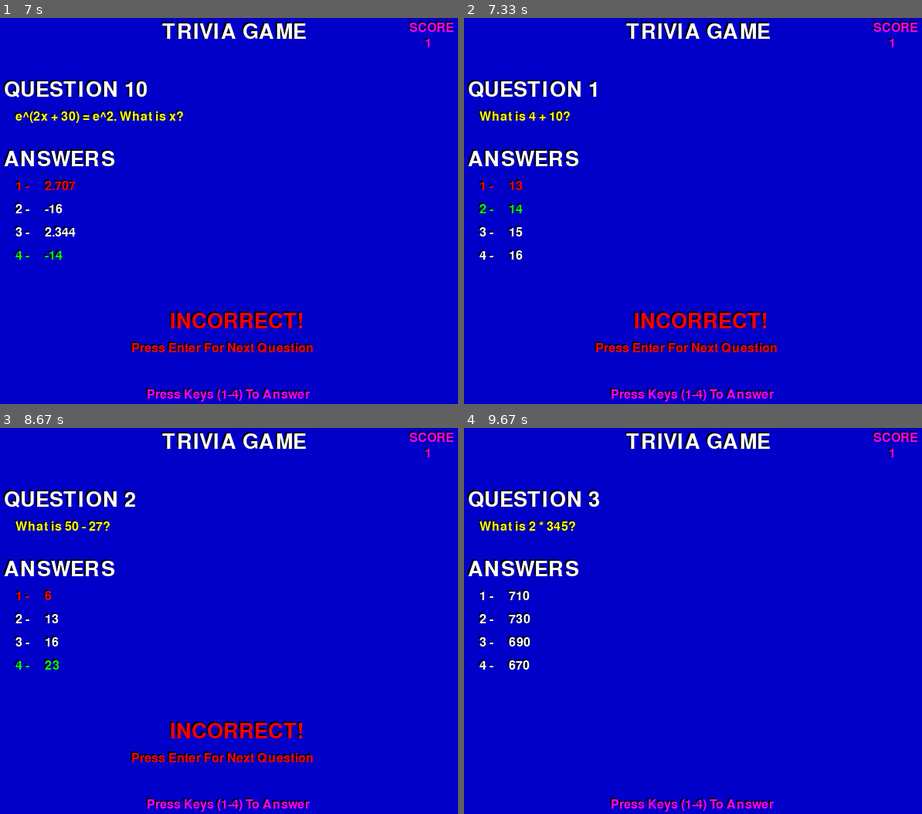
Above: before the commit, frames 1-4 (two rows, left to right).
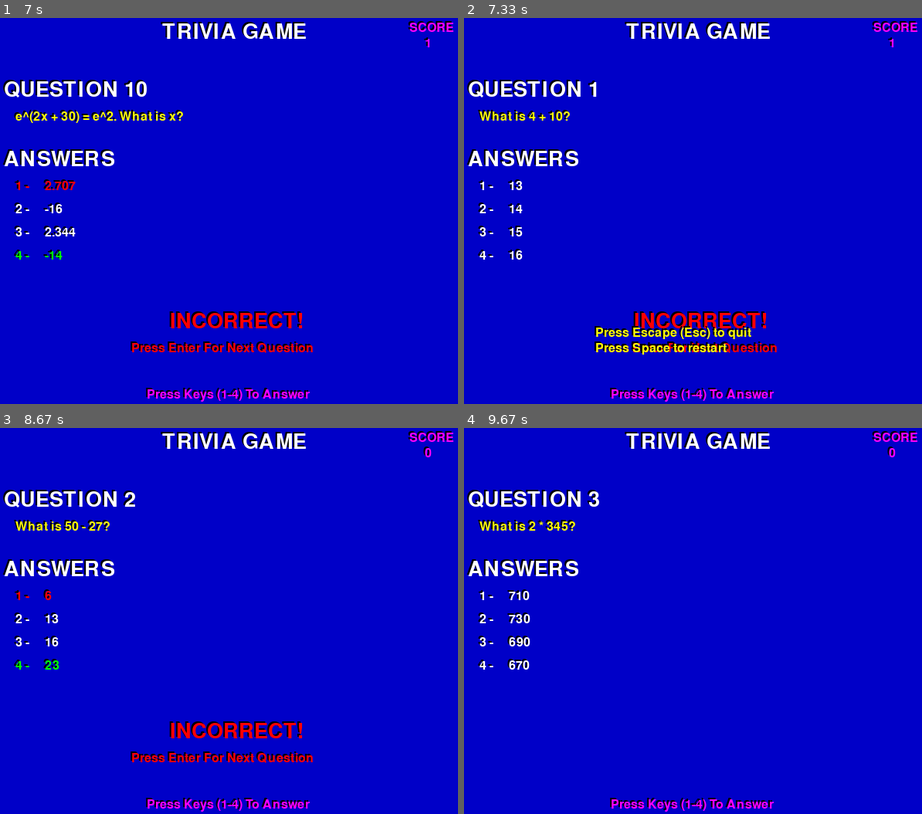
Above: after the commit, the same moments.

Repository: DeepNoceans/PythonPrograms
Game: pygame game, started from Pygame!/TriviaGame.py
Same seed, same stepped clock (60 frames per second), same inputs: the game is played once before the commit and once after it.
Inputs:
- Up to frame 1 (7 s): tap 4 at 0.33, 1, 1.82, 3.05, 4.22, 5.62 s; tap Enter at 0.67, 1.33, 1.73, 2.03, 2.97, 3.27, 4.13, 4.43, 5.53, 5.83, 6.95 s; tap 1 at 2.57, 6.47, 6.87 s; tap 2 at 3.73 s; tap 3 at 5.13 s
- Up to frame 2 (7.33 s): tap 1 at 7.2 s; tap 4 at 7.28 s
- Up to frame 3 (8.67 s): tap 1 at 7.5, 8.27, 8.6 s; tap Enter at 8.35 s
- Up to frame 4 (9.67 s): tap 4 at 8.68 s; tap 1 at 8.9, 9.43 s; tap Enter at 9.52 s

Frame 1 is identical in both runs. In frame 2, 1.2% of the frame differs, in the area x 3-63%, y 42-88%; in frame 3, less than 0.1%; in frame 4, less than 0.1%.

Commit message:
asdf`
 sadfsa

Diff:
--- /dev/null
+++ b/Pygame!/L3Cs/KB_Demo.py
@@ -0,0 +1,83 @@
+# Keyboard Demo
+
+
+import sys
+import random
+from time import *
+import pygame
+from pygame.locals import *
+
+
+def print_text(font, x, y, text, color=(255, 255, 255)):
+    imgText = font.render(text, True, color)
+    screen.blit(imgText, (x, y))
+
+
+#main program begins
+pygame.init()
+screen = pygame.display.set_mode((600, 500))
+pygame.display.set_caption("Keyboard Demo")
+font1 = pygame.font.Font(None, 24)
+font2 = pygame.font.Font(None, 200)
+white = 255, 255, 255
+yellow = 255, 255, 0
+green = 0, 255, 0
+
+key_flag = False
+correct_answer = 97  # "a"
+seconds = 10
+score = 0
+clock_start = 0
+game_over = True
+
+#repeating loop
+while True:
+    for event in pygame.event.get():
+        if event.type == QUIT:
+            sys.exit()
+        elif event.type == KEYDOWN:
+            key_flag = True
+        elif event.type == KEYUP:
+            key_flag = False
+
+    keys = pygame.key.get_pressed()
+    if keys[K_ESCAPE]:
+        sys.exit()
+
+    if keys[K_RETURN]:
+        if game_over:
+            game_over = False
+            score = 0
+            seconds = 11
+            clock_start = time.clock()
+
+    current = time.clock() - clock_start
+    speed = score * 6
+    if seconds-current < 0:
+        game_over = True
+    elif current <= 10:
+        if keys[correct_answer]:
+            correct_answer = random.randint(97, 122)
+            score += 1
+
+    #clear the screen
+    screen.fill((0, 100, 0))
+
+    print_text(font1, 0, 0, "Let's see how fast you can type!")
+    print_text(font1, 0, 20, "Try to keep up for 10 seconds...")
+
+    if key_flag:
+        print_text(font1, 500, 0, "<key>")
+
+    if not game_over:
+        print_text(font1, 0, 80, "Time: " + str(int(seconds-current)))
+
+    print_text(font1, 0, 100, "Speed: " + str(speed) + " letters/min")
+
+    if game_over:
+        print_text(font1, 0, 160, "Press Enter to start...")
+
+    print_text(font2, 0, 240, chr(correct_answer-32), yellow)
+
+    #update the display
+    pygame.display.update()
--- /dev/null
+++ b/Pygame!/L3Cs/bombcatcher.py
@@ -0,0 +1,100 @@
+# Bomb Catcher Game
+
+import sys
+import random
+import time
+import pygame
+from pygame.locals import *
+
+
+def print_text(font, x, y, text, color=(255, 255, 255)):
+    imgText = font.render(text, True, color)
+    screen.blit(imgText, (x, y))
+
+
+#main program begins
+pygame.init()
+screen = pygame.display.set_mode((2000, 1000))
+pygame.display.set_caption("Bomb Catching Game")
+font1 = pygame.font.Font(None, 24)
+pygame.mouse.set_visible(False)
+white = 255, 255, 255
+red = 220, 50, 50
+yellow = 230, 230, 50
+black = 0, 0, 0
+
+lives = 3
+score = 0
+clock_start = 0
+game_over = True
+mouse_x = mouse_y = 0
+
+pos_x = 300
+pos_y = 970
+
+bomb_x = random.randint(0, 2000)
+bomb_y = -50
+vel_y = 6
+
+#repeating loop
+while True:
+    for event in pygame.event.get():
+        if event.type == QUIT:
+            sys.exit()
+        elif event.type == MOUSEMOTION:
+            mouse_x, mouse_y = event.pos
+            move_x, move_y = event.rel
+        elif event.type == MOUSEBUTTONUP:
+            if game_over:
+                game_over = False
+                lives = 3
+                score = 0
+
+    keys = pygame.key.get_pressed()
+    if keys[K_ESCAPE]:
+        sys.exit()
+
+    screen.fill((0, 0, 100))
+
+    if game_over:
+        print_text(font1, 100, 200, "<CLICK TO PLAY>")
+    else:
+        #move the bomb
+        bomb_y += vel_y
+
+        #has the player missed the bomb?
+        if bomb_y > 1000:
+            bomb_x = random.randint(0, 1950)
+            bomb_y = -50
+            lives -= 1
+            if lives == 0:
+                game_over = True
+
+        #see if player has caught the bomb
+        elif bomb_y > pos_y:
+            if bomb_x > pos_x and bomb_x < pos_x + 120:
+                score += 10
+                bomb_x = random.randint(0, 1950)
+                bomb_y = -50
+
+        #draw the bomb
+        pygame.draw.circle(screen, black, (bomb_x-4, int(bomb_y)-4), 30, 0)
+        pygame.draw.circle(screen, yellow, (bomb_x, int(bomb_y)), 30, 0)
+
+        #set basket position
+        pos_x = mouse_x
+        if pos_x < 0:
+            pos_x = 0
+        elif pos_x > 1900:
+            pos_x = 1900
+        #draw basket
+        pygame.draw.rect(screen, black, (pos_x-4, pos_y-4, 120, 40), 0)
+        pygame.draw.rect(screen, red, (pos_x, pos_y, 120, 40), 0)
+
+    #print # of lives
+    print_text(font1, 0, 0, "LIVES: " + str(lives))
+
+    #print score
+    print_text(font1, 1900, 0, "SCORE: " + str(score))
+
+    pygame.display.update()
--- /dev/null
+++ b/Pygame!/L3Cs/bombcatcher2.py
@@ -0,0 +1,199 @@
+# Bomb Catcher Game
+
+import sys
+import random
+import time
+import pygame
+from pygame.locals import *
+
+
+def print_text(font, x, y, text, color=(255, 255, 255)):
+    imgText = font.render(text, True, color)
+    screen.blit(imgText, (x, y))
+
+
+#main program begins
+pygame.init()
+screen = pygame.display.set_mode((600, 1000))
+pygame.display.set_caption("Bomb Catching Game")
+font1 = pygame.font.Font(None, 24)
+pygame.mouse.set_visible(False)
+white = 255, 255, 255
+red = 220, 50, 50
+yellow = 230, 230, 50
+black = 0, 0, 0
+
+lives = 3
+score = 0
+clock_start = 0
+game_over = True
+mouse_x = mouse_y = 0
+
+pos_x = 250
+pos_y = 965
+
+# bomb_x = random.randint(0, 500)
+bomb_x = 250
+bomb_x1 = 250
+bomb_x2 = 250
+bomb_x3 = 250
+
+
+
+bomb_y = -50
+bomb_y1 = -100
+bomb_y2 = -150
+bomb_y3 = -200
+
+vel_y = 1
+
+#repeating loop
+while True:
+    for event in pygame.event.get():
+        if event.type == QUIT:
+            sys.exit()
+        elif event.type == MOUSEMOTION:
+            mouse_x, mouse_y = event.pos
+            move_x, move_y = event.rel
+        elif event.type == MOUSEBUTTONUP:
+            if game_over:
+                game_over = False
+                lives = 3
+                score = 0
+
+    keys = pygame.key.get_pressed()
+    if keys[K_ESCAPE]:
+        sys.exit()
+
+    screen.fill((0, 0, 100))
+
+    if game_over:
+        print_text(font1, 100, 200, "<CLICK TO PLAY>")
+    else:
+        #move the bomb
+        bomb_y += vel_y
+        bomb_y1 += vel_y
+        bomb_y2 += vel_y
+        bomb_y3 += vel_y
+
+
+        #    0
+
+        #has the player missed the bomb?
+        if bomb_y > 1000:
+            # bomb_x = random.randint(0, 500)
+            bomb_x = 250
+
+            bomb_y = -50
+            lives -= 1
+            if lives == 0:
+                game_over = True
+
+        #see if player has caught the bomb
+        elif bomb_y > pos_y:
+            if bomb_x > pos_x and bomb_x < pos_x + 200:
+                score += 10
+
+                # bomb_x = random.randint(0, 500)
+                bomb_x = 250
+
+                bomb_y = -50
+
+
+
+        #     1
+
+        if bomb_y1 > 1000:
+            # bomb_x = random.randint(0, 500)
+            bomb_x1 = 250
+
+            bomb_y1 = -50
+
+            lives -= 1
+            if lives == 0:
+                game_over = True
+
+        #see if player has caught the bomb
+        elif bomb_y1 > pos_y and bomb_x1 < pos_y + 100:
+            if bomb_x1 > pos_x and bomb_x1 < pos_x + 200:
+                score += 10
+
+                # bomb_x = random.randint(0, 500)
+                bomb_x1 = 250
+
+                bomb_y1 = -50
+
+
+        #     2
+
+        if bomb_y2 > 1000:
+            # bomb_x = random.randint(0, 500)
+            bomb_x2 = 250
+
+            bomb_y2 = -50
+
+            lives -= 1
+            if lives == 0:
+                game_over = True
+
+        #see if player has caught the bomb
+        elif bomb_y2 > pos_y and bomb_x2 < pos_y + 100:
+            if bomb_x2 > pos_x and bomb_x2 < pos_x + 200:
+                score += 10
+
+                # bomb_x = random.randint(0, 500)
+                bomb_x2 = 250
+
+                bomb_y2 = -50
+
+
+
+        #     3
+
+        if bomb_y3 > 1000:
+            # bomb_x = random.randint(0, 500)
+            bomb_x3 = 250
+
+            bomb_y3 = -50
+            lives -= 1
+            if lives == 0:
+                game_over = True
+
+        #see if player has caught the bomb
+        elif bomb_y3 > pos_y and bomb_x3 < pos_y + 100:
+            if bomb_x3 > pos_x and bomb_x3 < pos_x + 200:
+                score += 10
+
+                # bomb_x = random.randint(0, 500)
+                bomb_x3 = 250
+
+                bomb_y3 = -50
+
+
+
+        #draw the bomb
+        pygame.draw.circle(screen, black, (bomb_x-4, int(bomb_y)-4), 30, 0)
+        pygame.draw.circle(screen, yellow, (bomb_x, int(bomb_y)), 30, 0)
+        pygame.draw.circle(screen, black, (bomb_x1-4, int(bomb_y1)-104), 30, 0)
+        pygame.draw.circle(screen, yellow, (bomb_x1, int(bomb_y1)-100), 30, 0)
+        pygame.draw.circle(screen, black, (bomb_x2-4, int(bomb_y2)-204), 30, 0)
+        pygame.draw.circle(screen, yellow, (bomb_x2, int(bomb_y2)-200), 30, 0)
+        pygame.draw.circle(screen, black, (bomb_x3-4, int(bomb_y3)-304), 30, 0)
+        pygame.draw.circle(screen, yellow, (bomb_x3, int(bomb_y3)-300), 30, 0)
+        #set basket position
+        pos_x = mouse_x
+        if pos_x < 0:
+            pos_x = 0
+        elif pos_x > 500:
+            pos_x = 500
+        #draw basket
+        pygame.draw.rect(screen, black, (pos_x-4, pos_y-4, 120, 40), 0)
+        pygame.draw.rect(screen, red, (pos_x, pos_y, 120, 40), 0)
+
+    #print # of lives
+    print_text(font1, 0, 0, "LIVES: " + str(lives))
+
+    #print score
+    print_text(font1, 400, 0, "SCORE: " + str(score))
+
+    pygame.display.update()
--- /dev/null
+++ b/Pygame!/L3Cs/mousedemo.py
@@ -0,0 +1,73 @@
+# Mouse Demo
+
+
+import sys
+import pygame
+from pygame.locals import *
+
+
+def print_text(font, x, y, text, color=(255, 255, 255)):
+    imgText = font.render(text, True, color)
+    screen.blit(imgText, (x, y))
+
+
+#main program begins
+pygame.init()
+screen = pygame.display.set_mode((600, 500))
+pygame.display.set_caption("Mouse Demo")
+font1 = pygame.font.Font(None, 24)
+white = 255, 255, 255
+
+seconds = 10
+score = 0
+clock_start = 0
+game_over = True
+mouse_x = mouse_y = 0
+move_x = move_y = 0
+mouse_down = mouse_up = 0
+mouse_down_x = mouse_down_y = 0
+mouse_up_x = mouse_up_y = 0
+
+#repeating loop
+while True:
+    for event in pygame.event.get():
+        if event.type == QUIT:
+            sys.exit()
+        elif event.type == MOUSEMOTION:
+            mouse_x, mouse_y = event.pos
+            move_x, move_y = event.rel
+        elif event.type == MOUSEBUTTONDOWN:
+            mouse_down = event.button
+            mouse_down_x, mouse_down_y = event.pos
+        elif event.type == MOUSEBUTTONUP:
+            mouse_up = event.button
+            mouse_up_x, mouse_up_y = event.pos
+
+    keys = pygame.key.get_pressed()
+    if keys[K_ESCAPE]:
+        sys.exit()
+
+    screen.fill((0, 100, 0))
+
+    print_text(font1, 0, 0, "Mouse Events")
+    print_text(font1, 0, 20, "Mouse position: " + str(mouse_x) +
+               "," + str(mouse_y))
+    print_text(font1, 0, 40, "Mouse relative: " + str(move_x) +
+               "," + str(move_y))
+
+    print_text(font1, 0, 60, "Mouse button down: " + str(mouse_down) +
+               " at " + str(mouse_down_x) + "," + str(mouse_down_y))
+
+    print_text(font1, 0, 80, "Mouse button up: " + str(mouse_up) +
+               " at " + str(mouse_up_x) + "," + str(mouse_up_y))
+
+    print_text(font1, 0, 160, "Mouse Polling")
+
+    x, y = pygame.mouse.get_pos()
+    print_text(font1, 0, 180, "Mouse position: " + str(x) + "," + str(y))
+
+    b1, b2, b3 = pygame.mouse.get_pressed()
+    print_text(font1, 0, 200, "Mouse buttons: " +
+               str(b1) + "," + str(b2) + "," + str(b3))
+
+    pygame.display.update()
--- a/Pygame!/TriviaGame.py
+++ b/Pygame!/TriviaGame.py
@@ -36,36 +36,39 @@
         print_text(font2, 550, 25, str(self.score), purple)
 
 
-        if self.counter != 10:
 
 
-            #get correct answer out of data (first)
-            self.correct = int(self.data[self.current+5])
 
-            #display question
-            question = self.current // 6 + 1
-            print_text(font1, 5, 80, "QUESTION " + str(question))
-            print_text(font2, 20, 120, self.data[self.current], yellow)
+        #get correct answer out of data (first)
+        self.correct = int(self.data[self.current+5])
 
-            #respond to correct answer
-            if self.scored:
-                self.colors = [white, white, white, white]
-                self.colors[self.correct-1] = green
-                print_text(font1, 230, 380, "CORRECT!", green)
+        #display question
+        question = self.current // 6 + 1
+        print_text(font1, 5, 80, "QUESTION " + str(question))
+        print_text(font2, 20, 120, self.data[self.current], yellow)
 
-                print_text(font2, 170, 420, "Press Enter For Next Question", green)
-            elif self.failed:
-                self.colors = [white, white, white, white]
-                self.colors[self.wronganswer-1] = red
-                self.colors[self.correct-1] = green
-                print_text(font1, 220, 380, "INCORRECT!", red)
+        #respond to correct answer
+        if self.scored:
+            self.colors = [white, white, white, white]
+            self.colors[self.correct-1] = green
+            print_text(font1, 230, 380, "CORRECT!", green)
 
-                print_text(font2, 170, 420, "Press Enter For Next Question", red)
-        elif self.counter == 10:
+            print_text(font2, 170, 420, "Press Enter For Next Question", green)
+        elif self.failed:
+            self.colors = [white, white, white, white]
+            self.colors[self.wronganswer-1] = red
+            self.colors[self.correct-1] = green
+            print_text(font1, 220, 380, "INCORRECT!", red)
+            print_text(font2, 170, 420, "Press Enter For Next Question", red)
+        if self.counter == 10:
+            self.colors = [white,white,white,white]
+            print_text(font2, 170, 420, "Press Space to restart", yellow)
+            print_text(font2, 170, 400, "Press Escape (Esc) to quit", yellow)
 
-            print_text(font2, 170, 420, "Press Space to restart", yellow)
-            print_text(font2, 170, 420, "Press Escape (Esc) to quit", yellow)
-            self.counter = 0
+
+
+
+
 
 
         #display answers
@@ -90,6 +93,14 @@
 
     def next_question(self):
 
+        if self.counter == 10:
+            self.counter = 0
+            self.score = 0
+        if self.scored or self.failed:
+          self.counter += 1
+        print(self.counter)
+
+
         if self.scored or self.failed:
             self.scored = False
             self.failed = False
@@ -98,6 +109,7 @@
             self.current += 6
             if self.current >= self.total:
                 self.current = 0
+
 
 
 
@@ -146,6 +158,7 @@
 
                 trivia.next_question()
 
+
     #clear the screen
     screen.fill((0, 0, 200))
 
